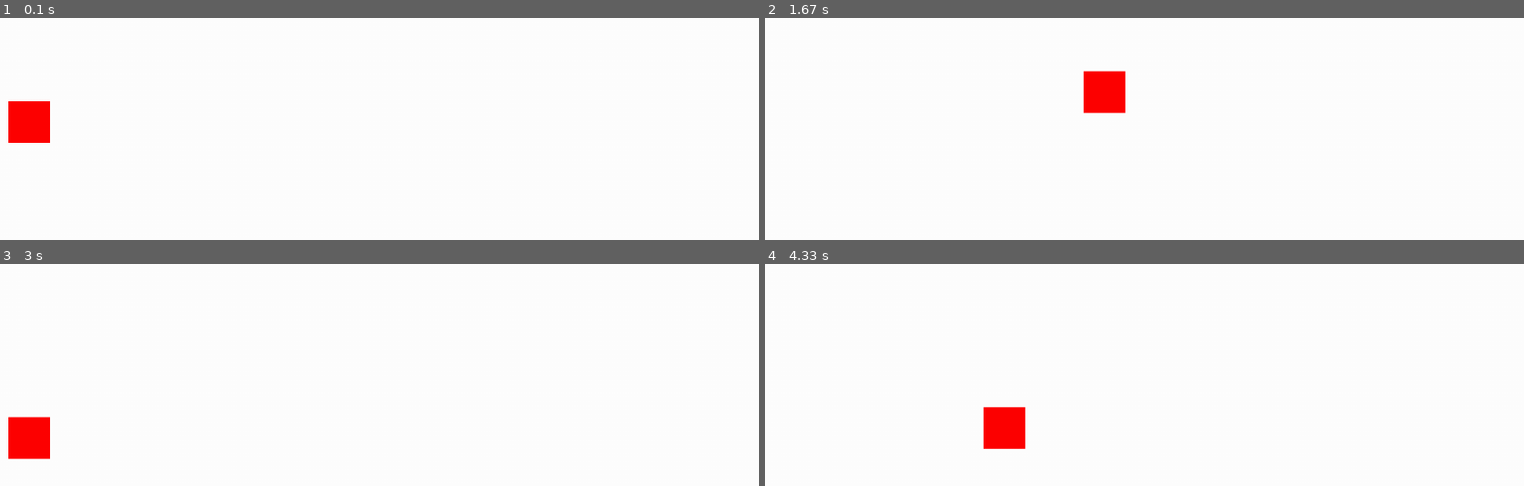
Above: before the commit, frames 1-4 (two rows, left to right).
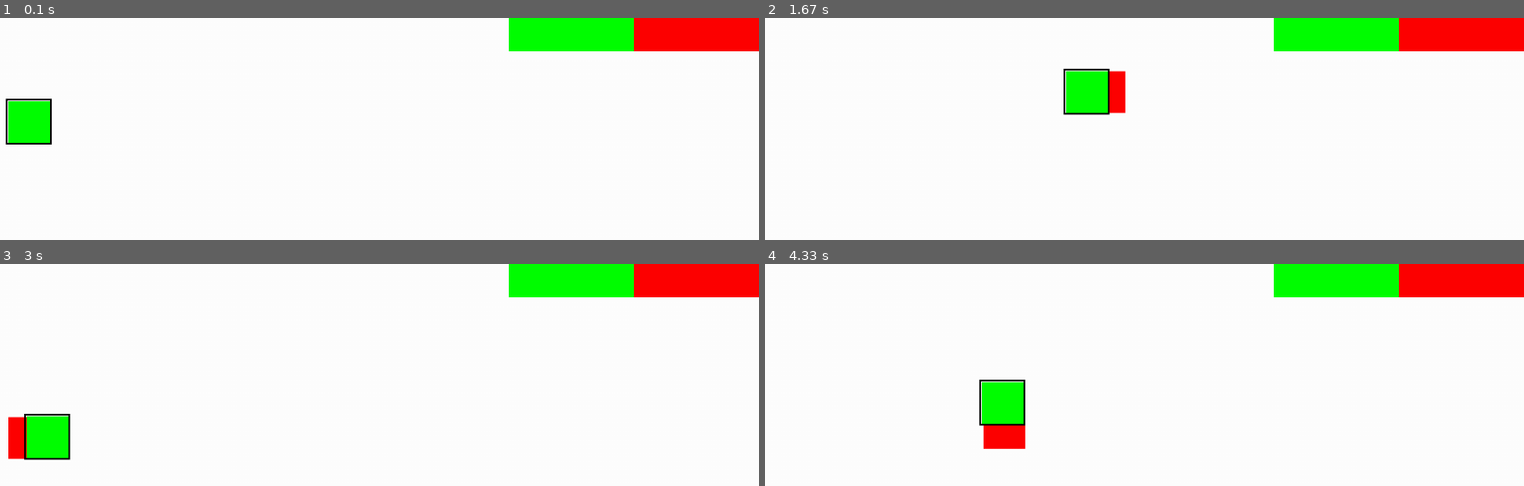
Above: after the commit, the same moments.

Repository: AlexS-27/begin_github
Game: pygame game, started from MA-24/pygame_essaie_ennemis.py
Two runs of this game, one before a commit and one after it. Both use one fixed random seed, a clock stepped at 60 frames per second and the inputs below.
Inputs:
- Up to frame 1 (0.1 s): no input
- Up to frame 2 (1.67 s): hold Right 0.33-0.8 s; hold Up 0.83-1.13 s; hold Right 1.17-1.63 s
- Up to frame 3 (3 s): hold Left 1.67-2.2 s; hold Down 2.23-2.53 s; hold Left 2.57-2.97 s
- Up to frame 4 (4.33 s): hold Up 3-3.37 s; hold Right 3.4-4.03 s; hold Down from 4.07 s (still down)

The runs differ from the first frame. In frame 1, 6.2% of the frame differs, in the area x 0-100%, y 0-58%; in frame 2, 6.2%, in the area x 39-100%, y 0-44%; in frame 3, 6.2%; in frame 4, 6.2%.

Commit message:
feat: ajout de la fonctionnalité de collision avec réponse en print

Diff:
--- a/MA-24/pygame_essaie_ennemis.py
+++ b/MA-24/pygame_essaie_ennemis.py
@@ -1,9 +1,153 @@
 import pygame
+import math
+
+class Player():
+    def __init__(self, x, y, width, height):
+        self.x = x
+        self.y = y
+        self.width = width
+        self.height = height
+        self.velocity = 12
+        self.rect = pygame.Rect(self.x, self.y, self.width, self.height)
+        self.hitbox_w = self.width + 5
+        self.hitbox_h = self.height + 5
+        self.update_hitbox()
+
+    def update_hitbox(self):
+        self.hitbox_player = pygame.Rect(
+            self.x +(player_w-self.hitbox_w)//2,
+            self.y +(player_h - self.hitbox_h)//2,
+            self.hitbox_w,
+            self.hitbox_h
+        )
+
+    def draw(self, surface):
+
+        pygame.draw.rect(surface, 'red', self.rect)
+        #pygame.draw.rect(surface, 'black', self.hitbox_player,2)
+
+    def move(self, dx, dy):
+        #garde l'ancienne position avant le déplacement
+        old_x = self.x
+        old_y = self.y
+
+        #déplacement
+        self.x += dx
+        self.y += dy
+
+        #Màj du joeur
+        self.rect = pygame.Rect(self.x, self.y, self.width, self.height)
+        self.update_hitbox()
+
+        #vérif des limites
+        if self.rect.left < limite_x[0] or self.rect.right > limite_x[1]:
+            self.x = old_x
+            self.rect = pygame.Rect(self.x, self.y, self.width, self.height)
+
+        if self.rect.top < limite_y[0] or self.rect.bottom > limite_y[1]:
+            self.y = old_y
+            self.rect = pygame.Rect(self.x, self.y, self.width, self.height)
+
+class Enemy():
+    def __init__(self, x, y, width, height):
+        self.x = x
+        self.y = y
+        self.width = width
+        self.height = height
+        self.rect = pygame.Rect(self.x, self.y, self.width, self.height)
+        self.velocity = velocity
+
+        self.hitbox_w = width + 5
+        self.hitbox_h = height + 5
+        self.update_hitbox()
+
+    def update_hitbox(self):
+        #met à jour la hitbox
+        self.hitbox_enemy = pygame.Rect (
+        self.rect.x + (self.width - self.hitbox_w) // 2,
+        self.rect.y + (self.height - self.hitbox_h) // 2,
+        self.hitbox_w,
+        self.hitbox_h
+    )
+
+    def draw(self, window):
+
+        pygame.draw.rect(window, 'green', self.rect)
+        pygame.draw.rect(window, 'black', self.hitbox_enemy, 2)
+
+    def move (self, dx, dy):
+        #on garde l'ancienne position
+        old_ex, old_ey = self.x, self.y
+
+        self.rect.x += dx * velocity
+        self.rect.y += dy * velocity
+
+        #MàJ de l'ennemie
+        #self.rect = pygame.Rect(self.x, self.y, self.width, self.height)
+
+        if self.rect.left < limite_x[0] or self.rect.right > limite_x[1]:
+            self.rect.x = old_ex
+            #self.rect = pygame.Rect(self.x, self.y, self.width, self.height)
+
+        if self.rect.top < limite_y[0] or self.rect.bottom > limite_y[1]:
+            self.rect.y = old_ey
+            #self.rect = pygame.Rect(self.x, self.y, self.width, self.height)
+
+        self.update_hitbox()
+
+    def move_towards_player(self, player, ):
+        #calculer la direction vers le joueur
+        dx = player.rect.x - self.rect.x
+        dy = player.rect.y - self.rect.y
+
+        #calculer la distance entre l'ennemi et le joueur
+        dist = math.hypot(dx, dy)
+
+        # Enemy AI: Move towards the player
+        if dist != 0:
+            dx /= dist
+            dy /= dist
+
+            #déplacer l'ennemi
+            self.rect.x += dx * (self.velocity -2)
+            self.rect.y += dy * (self.velocity -2)
+
+            self.update_hitbox()
+
+class HealthBar():
+
+    def __init__(self, x, y, width, height, max_hp):
+        self.x = x
+        self.y = y
+        self.width = width
+        self.height = height
+        self.hp = max_hp
+        self.max_hp = max_hp
+
+    def draw(self, surface):
+        #calculate health ratio
+        ratio = self.hp / self.max_hp
+        pygame.draw.rect(window, 'red', (700, 0, 300, 40))
+        pygame.draw.rect(window, 'green', (700, 0, int(300 * ratio), 40))
+
+class Collide_damage():
+    def __init__(self, x, y, max_damage):
+        self.x = x
+        self.y = y
+        self.damage = max_damage
+        self.max_damage = max_damage
+
+    def colide(self, player1, enemy):
+        collide = pygame.Rect.colliderect(enemy.rect, player1.rect)
+
+        #if collide:
+
+
 
 pygame.init()
 
-window = pygame.display.set_mode((1000, 1000))
-
+window_width, window_height = 1000, 1000
+window = pygame.display.set_mode((window_width, window_height))
 pygame.display.set_caption("Essaie de la Pygame")
 
 limite_x = (60, 940)
@@ -12,37 +156,53 @@
 #store the initial coordinates of the player in two variables i.e x and y
 x, y = 100, 100
 velocity = 12
-
-player = pygame.Rect((x ,y ,50,50))
-
+player_w, player_h = 50, 50
+
+ex, ey = 720, 720
+enemy_w, enemy_h = 50, 50
+enemy_speed = 2
+
+player1 = Player(x, y, player_w, player_h)
+enemy = Enemy(x, y, enemy_w, enemy_h)
+
+health_bar = HealthBar(250,200,300,40,100)
 run = True
+clock = pygame.time.Clock()
+
 while run:
     pygame.time.delay(30)
     window.fill((255,255,255))
+
+    key = pygame.key.get_pressed()
+    if key[pygame.K_LEFT]:
+        player1.move(-player1.velocity, 0)
+    if key[pygame.K_RIGHT]:
+        player1.move(player1.velocity, 0)
+    if key[pygame.K_UP]:
+        player1.move(0, -player1.velocity)
+    if key[pygame.K_DOWN]:
+        player1.move(0, player1.velocity)
+
+    if player1.hitbox_player.colliderect(enemy.hitbox_enemy):
+        print("collision")
+
+    #draw health bar
+    health_bar.hp = 50
+    health_bar.draw(window)
 
     for event in pygame.event.get():
         if event.type == pygame.QUIT:
             run = False
             pygame.quit()
 
-    old_x, old_y = player.x, player.y
-
-    key = pygame.key.get_pressed()
-    if key[pygame.K_LEFT]:
-        player.x -= velocity
-    if key[pygame.K_RIGHT]:
-        player.x += velocity
-    if key[pygame.K_UP]:
-        player.y -= velocity
-    if key[pygame.K_DOWN]:
-        player.y += velocity
-
-    if player.left < limite_x[0] or player.right > limite_x[1]:
-        player.x = old_x
-    if player.top < limite_y[0] or player.bottom > limite_y[1]:
-        player.y = old_y
-
-    pygame.draw.rect(window, (255,0,0), player)
+    # Enemy AI: Move towards the player
+    enemy.move_towards_player(player1)
+
+    #pygame.draw.rect(window, (255,0,0), player)
+    player1.draw(window)
+    enemy.draw(window)
+
+    pygame.display.flip()
 
     pygame.display.update()
 
